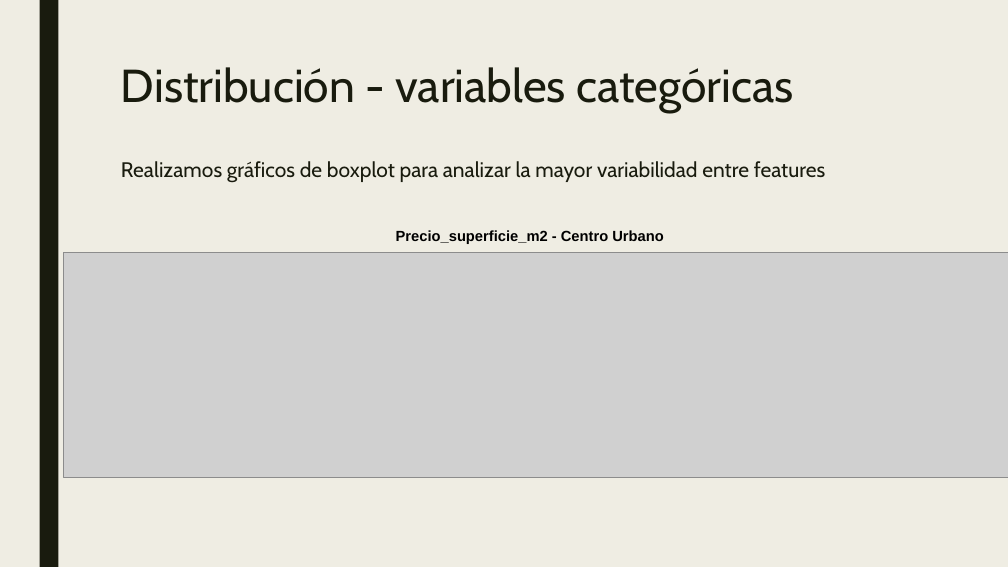
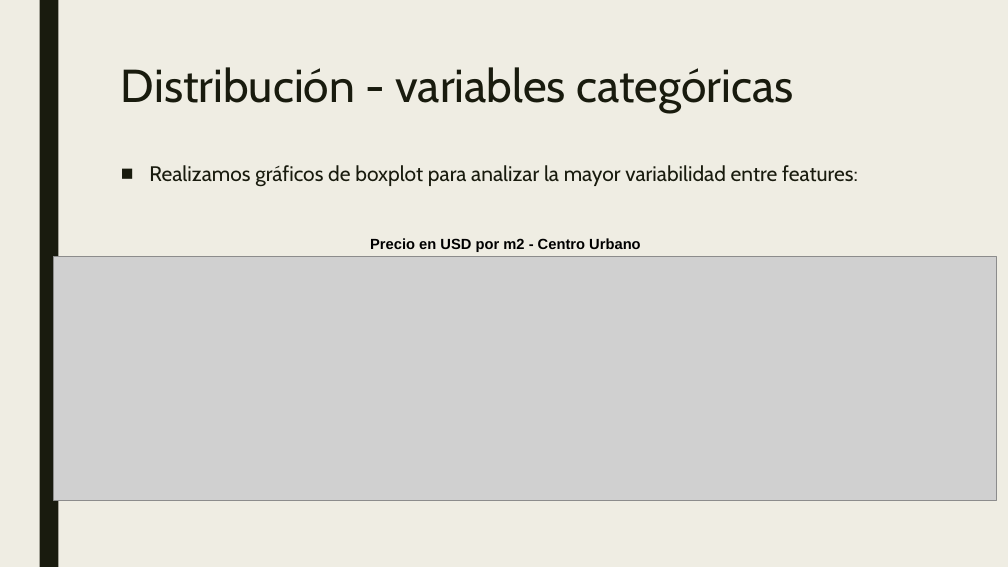
Before and after one commit to varelapablos/Desafio1-G3, a slide deck: slide 7 of Presentación - Desafio 2 - Regresión Lineal Properati.pptx (slide 9 before the commit). Drawn at 1008x567 pixels with LibreOffice and Linux fonts; fonts in the diff are those of the drawing; grey boxes stand for pictures. Boxes give left, top, right and bottom in pixels: in the first picture for what was removed or moved away, otherwise in the second. Text is boxed around its words. In the diff, an @@ line names an element or a change of style, - is before the commit and + after.

```diff
--- a/Presentación - Desafio 2 - Regresión Lineal Properati.pptx
+++ b/Presentación - Desafio 2 - Regresión Lineal Properati.pptx
@@ text at (x1=149, y1=165, x2=858, y2=187): text changed @@
-Realizamos gráficos de boxplot para analizar la mayor variabilidad entre features
+■ Realizamos gráficos de boxplot para analizar la mayor variabilidad entre features:
@@ text at (x1=370, y1=238, x2=640, y2=252): text changed @@
-Precio_superficie_m2 - Centro Urbano
+Precio en USD por m2 - Centro Urbano
@@ picture resized from (x1=64, y1=253, x2=1008, y2=478) to (x1=54, y1=256, x2=997, y2=500) @@
```
Also in this commit, not shown: 11 other slides changed, 3 slides added, 4 slides removed, 1 other file.
